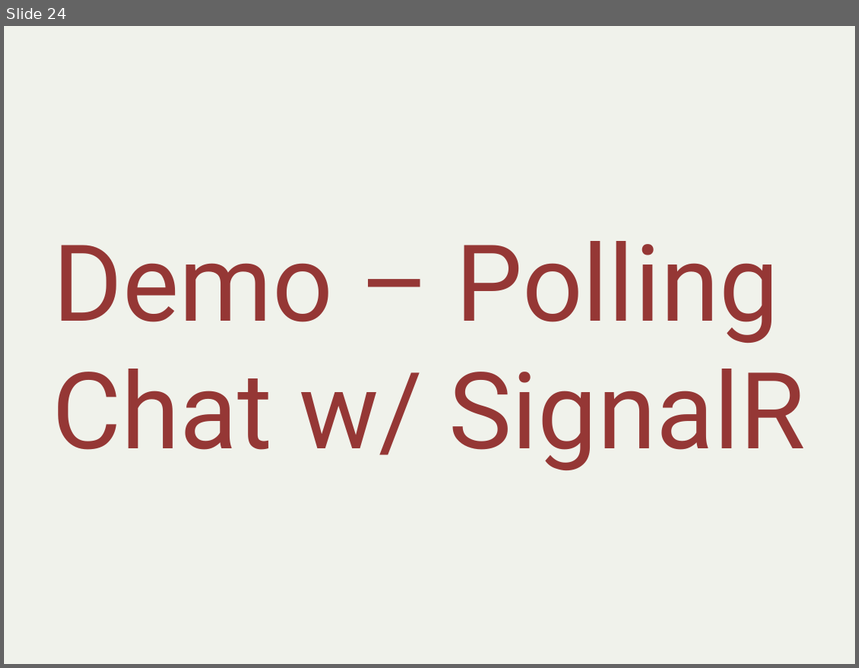
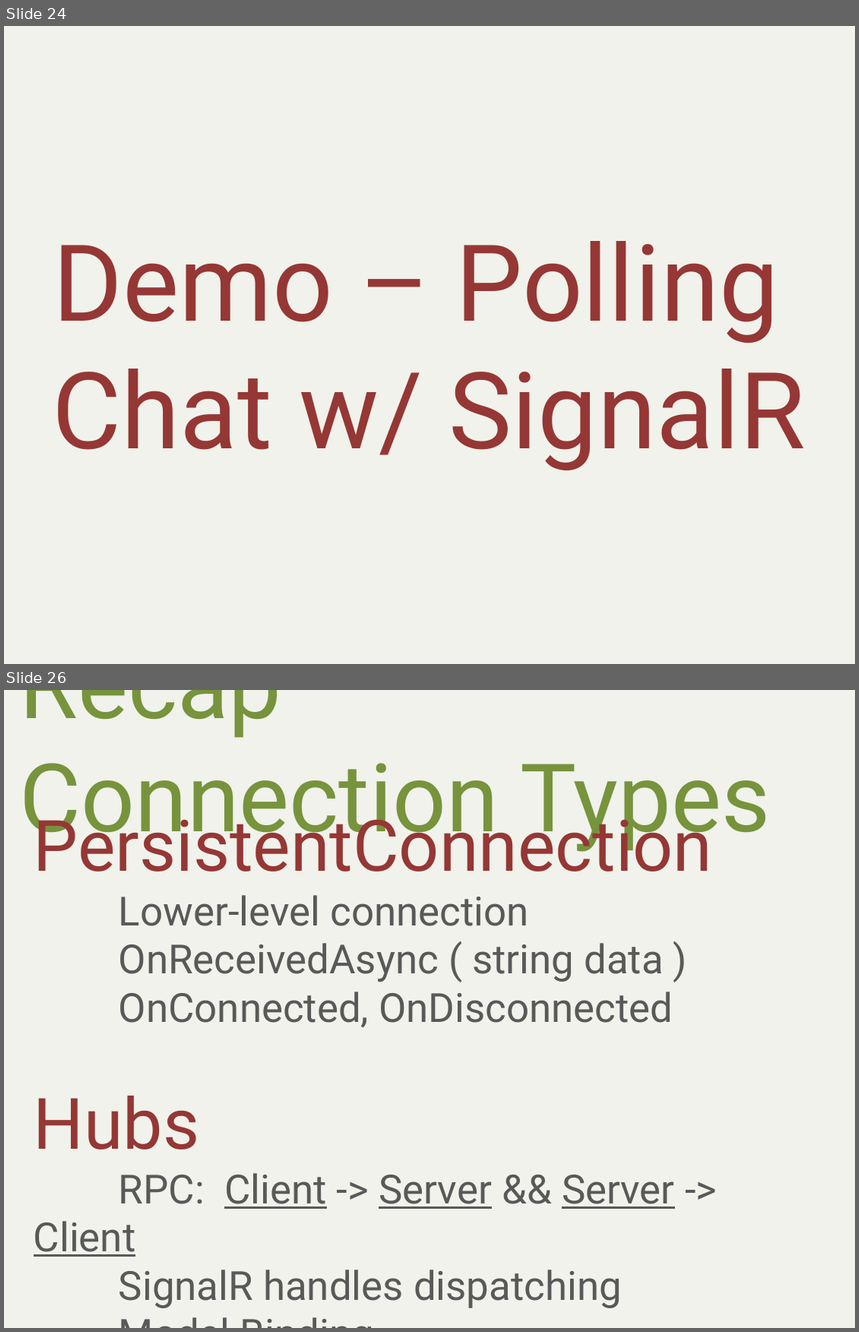
Before and after one commit to alani/Talks, a slide deck: SignalR-Intro/SignalRIntro.pptx. Shown one above the other, each under a label of ours: slide 24 before the commit, slides 24 and 26 after it; the slides between them are not shown. The pictures are 859x668 and 859x1332 pixels, drawn with LibreOffice and Linux fonts; fonts in the diff are those of the drawing. Boxes give left, top, right and bottom in pixels: in the first picture for what was removed or moved away, otherwise in the second. Text is boxed around its words. In the diff, an @@ line names an element or a change of style, - is before the commit and + after.

```diff
--- a/SignalR-Intro/SignalRIntro.pptx
+++ b/SignalR-Intro/SignalRIntro.pptx
@@ slide 26 added at bbox=[4, 690, 855, 1328], background #F0F2EB @@
@@ text added at bbox=[20, 690, 771, 853], 80 pt, text #77933C @@
+Recap – Connection Types
@@ text added at bbox=[34, 806, 713, 1309], 34 pt, text #595959 @@
+PersistentConnection
+Lower-level connection
+OnReceivedAsync ( string data )
+OnConnected, OnDisconnected
+Hubs
+RPC: Client -> Server && Server -> Client
+SignalR handles dispatching
+Model Binding
```
Also in this commit, not shown: 10 slides changed, 5 other slides added, 5 slides removed, 3 other files.
